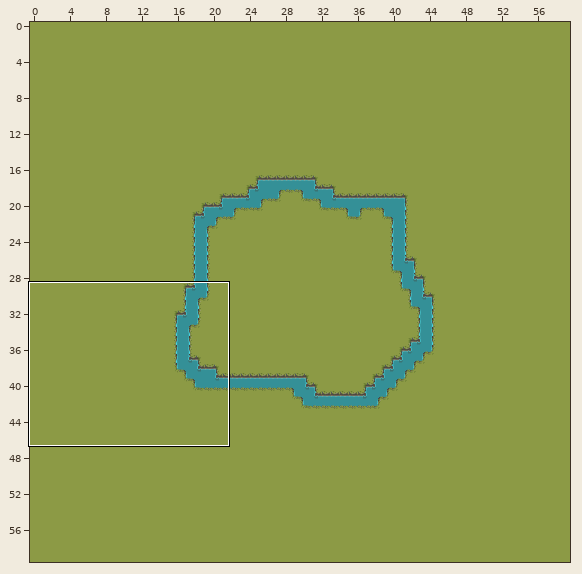
An edit to a level. Tiled map (JSON), public/assets/maps/forest.json. Above: a wide view before the commit, with the close-up outlined.
Close-up. The starting point:
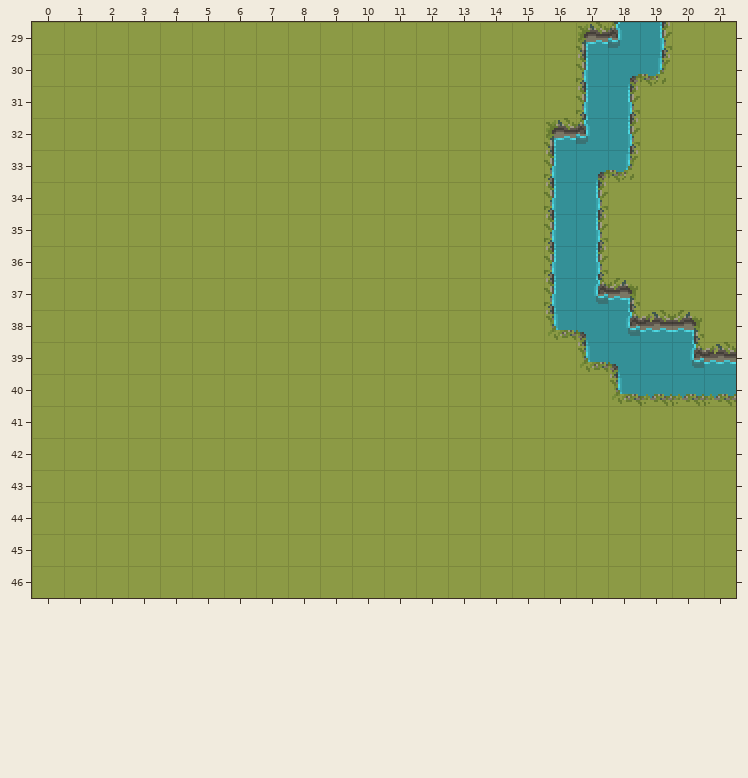
Cells are 16x16 px. Shown: x 0..21, y 29..46. The commit also changed other parts of the map, which this record leaves out.
And afterwards:
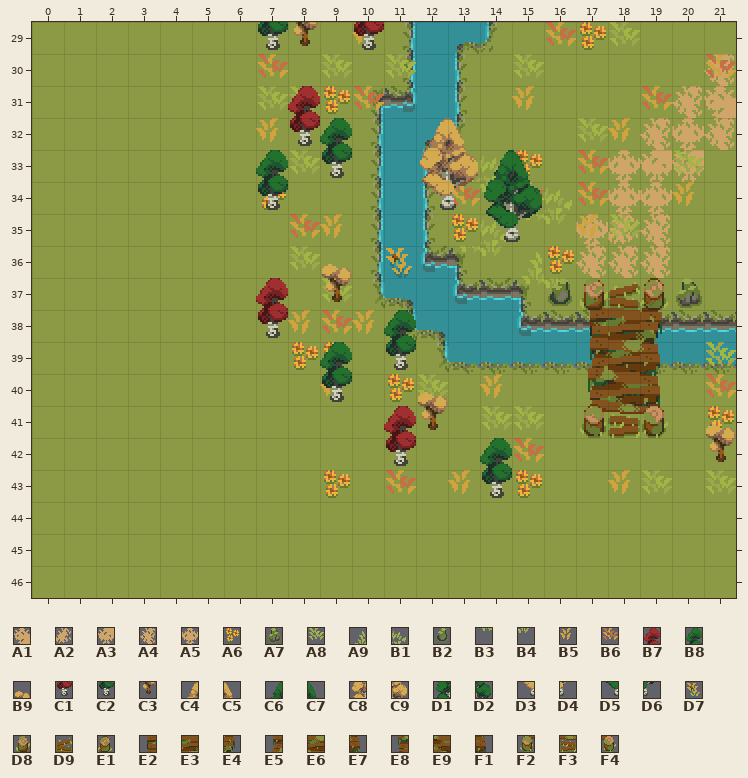
Key: from "grass": A1 196, A2 205, A3 207, A4 216, A5 217; from "props": A6 14, A7 123, A8 133, A9 134, B1 135, B2 153, B3 164, B4 165, B5 403, B6 433, B7 495, B8 497, B9 499, C1 525, C2 527, C3 529, C4 557, C5 558, C6 559, C7 560, C8 587, C9 588, D1 589, D2 590, D3 617, D4 618, D5 619, D6 620, D7 1002; from "structures": D8 4, D9 5, E1 6, E2 30, E3 31, E4 32, E5 56, E6 57, E7 58, E8 82, E9 83, F1 84, F2 108, F3 109, F4 110.
__ is an empty cell, .. an unchanged one.
Tiles of an added or newly shown layer are drawn over the layers below it.
Change:
layer "bottom" offset 0,0 -> -86,-16 px
--- layer "path" (added)
@@ x 17..21 @@
-30 .. .. .. .. __
-31 .. .. .. __ __
-32 .. .. __ __ __
-33 .. __ __ __ ..
-34 .. __ __ .. ..
-35 __ __ __ .. ..
-36 __ __ __ .. ..
+30 .. .. .. .. A4
+31 .. .. .. A4 A1
+32 .. .. A4 A5 A4
+33 .. A5 A3 A3 ..
+34 .. A5 A5 .. ..
+35 A5 A2 A4 .. ..
+36 A4 A4 A4 .. ..
--- layer "overlayer" (added)
@@ x 7..21 @@
-29 .. .. .. __ .. .. .. .. .. __ __ __ .. .. ..
-30 __ .. __ .. __ .. .. .. __ .. .. .. .. .. __
-31 __ __ __ __ .. .. .. .. __ .. .. .. __ .. ..
-32 __ .. .. .. .. .. .. .. .. .. __ __ .. .. ..
-33 .. __ .. .. .. .. __ __ __ .. __ .. .. __ ..
-34 __ .. .. .. .. .. __ __ __ __ __ .. .. __ ..
-35 .. __ __ .. .. .. __ __ __ __ __ __ .. .. ..
-36 .. __ .. .. .. .. __ __ __ __ .. .. .. .. ..
-37 .. .. __ .. .. .. .. .. __ __ __ __ __ .. ..
-38 .. __ __ __ .. .. .. .. .. .. __ __ __ .. ..
-39 .. __ __ .. .. .. .. .. .. .. __ __ __ .. __
-40 .. .. __ .. __ __ .. __ .. .. __ __ __ .. __
-41 .. .. .. .. .. .. .. __ __ .. __ __ __ .. __
-42 .. .. .. .. .. .. .. .. __ .. .. .. .. .. ..
-43 .. .. __ .. __ .. __ .. __ .. .. __ __ .. __
+29 .. .. .. B5 .. .. .. .. .. B6 A6 A8 .. .. ..
+30 B6 .. A8 .. A8 .. .. .. A8 .. .. .. .. .. B6
+31 A8 A8 A6 B6 .. .. .. .. B5 .. .. .. B6 .. ..
+32 B5 .. .. .. .. .. .. .. .. .. A8 B5 .. .. ..
+33 .. A8 .. .. .. .. A9 B1 A6 .. B6 .. .. A8 ..
+34 A6 .. .. .. .. .. B6 B4 B6 B1 B6 .. .. B5 ..
+35 .. B6 B5 .. .. .. A6 B1 B3 B4 B5 A8 .. .. ..
+36 .. A8 .. .. .. .. B3 B4 A9 A6 .. .. .. .. ..
+37 .. .. A8 .. .. .. .. .. B3 B4 D8 D9 E1 .. ..
+38 .. B5 B6 B5 .. .. .. .. .. .. E2 E3 E4 .. ..
+39 .. A6 A6 .. .. .. .. .. .. .. E5 E6 E7 .. A8
+40 .. .. B5 .. A6 A8 .. B5 .. .. E8 E9 F1 .. B6
+41 .. .. .. .. .. .. .. A8 A8 .. F2 F3 F4 .. A6
+42 .. .. .. .. .. .. .. .. B6 .. .. .. .. .. ..
+43 .. .. A6 .. B6 .. B5 .. A6 .. .. B5 A8 .. A8
--- layer "upperlayer" (added)
@@ x 7..10 @@
-29 __ __ .. __
+29 C2 C3 .. C1
@@ x 7..21 @@
-31 .. __ .. .. .. .. .. .. .. .. .. .. .. .. ..
-32 .. __ __ .. .. __ __ .. .. .. .. .. .. .. ..
-33 __ .. __ .. .. __ __ __ __ .. .. .. .. .. ..
-34 __ .. .. .. .. __ __ __ __ .. .. .. .. .. ..
-35 .. .. .. .. .. .. .. __ __ .. .. .. .. .. ..
-36 .. .. __ .. __ .. .. .. .. .. .. .. .. .. ..
-37 __ .. __ .. .. .. .. .. .. __ .. .. .. __ ..
-38 __ .. .. .. __ .. .. .. .. .. .. .. .. .. ..
-39 .. .. __ .. __ .. .. .. .. .. .. .. .. .. ..
-40 .. .. __ .. .. __ .. .. .. .. .. .. .. .. ..
-41 .. .. .. .. __ __ .. .. .. .. .. .. .. .. __
-42 .. .. .. .. __ .. .. __ .. .. .. .. .. .. __
-43 .. .. .. .. .. .. .. __ .. .. .. .. .. .. ..
+31 .. B7 .. .. .. .. .. .. .. .. .. .. .. .. ..
+32 .. C1 B8 .. .. C4 C5 .. .. .. .. .. .. .. ..
+33 B8 .. C2 .. .. C8 C9 C6 C7 .. .. .. .. .. ..
+34 C2 .. .. .. .. D3 D4 D1 D2 .. .. .. .. .. ..
+35 .. .. .. .. .. .. .. D5 D6 .. .. .. .. .. ..
+36 .. .. B9 .. D7 .. .. .. .. .. .. .. .. .. ..
+37 B7 .. C3 .. .. .. .. .. .. B2 .. .. .. A7 ..
+38 C1 .. .. .. B8 .. .. .. .. .. .. .. .. .. ..
+39 .. .. B8 .. C2 .. .. .. .. .. .. .. .. .. ..
+40 .. .. C2 .. .. B9 .. .. .. .. .. .. .. .. ..
+41 .. .. .. .. B7 C3 .. .. .. .. .. .. .. .. B9
+42 .. .. .. .. C1 .. .. B8 .. .. .. .. .. .. C3
+43 .. .. .. .. .. .. .. C2 .. .. .. .. .. .. ..
